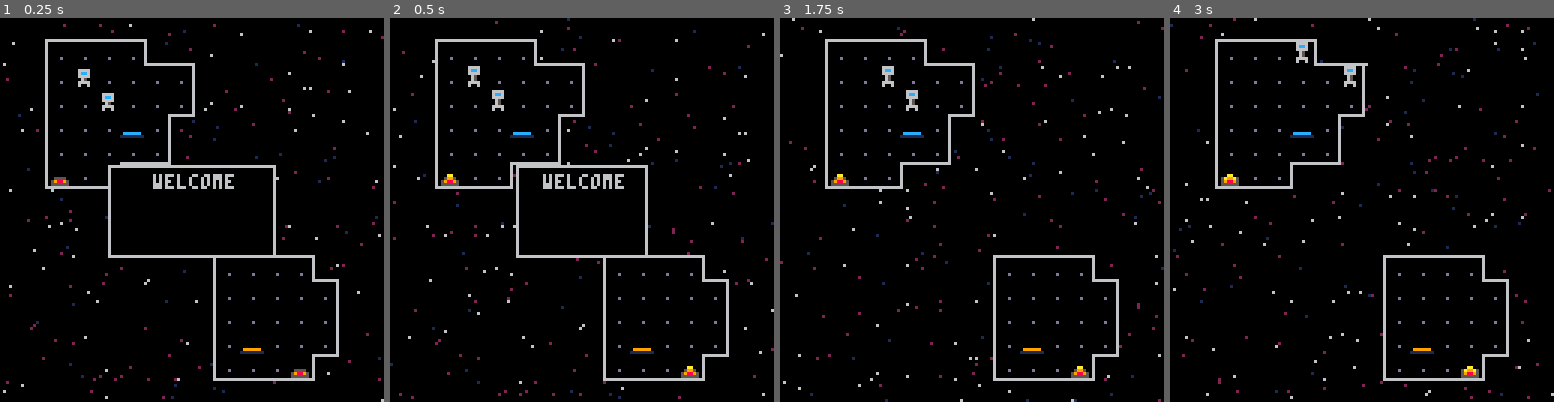
Above: before the commit, frames 1-4 (left to right).
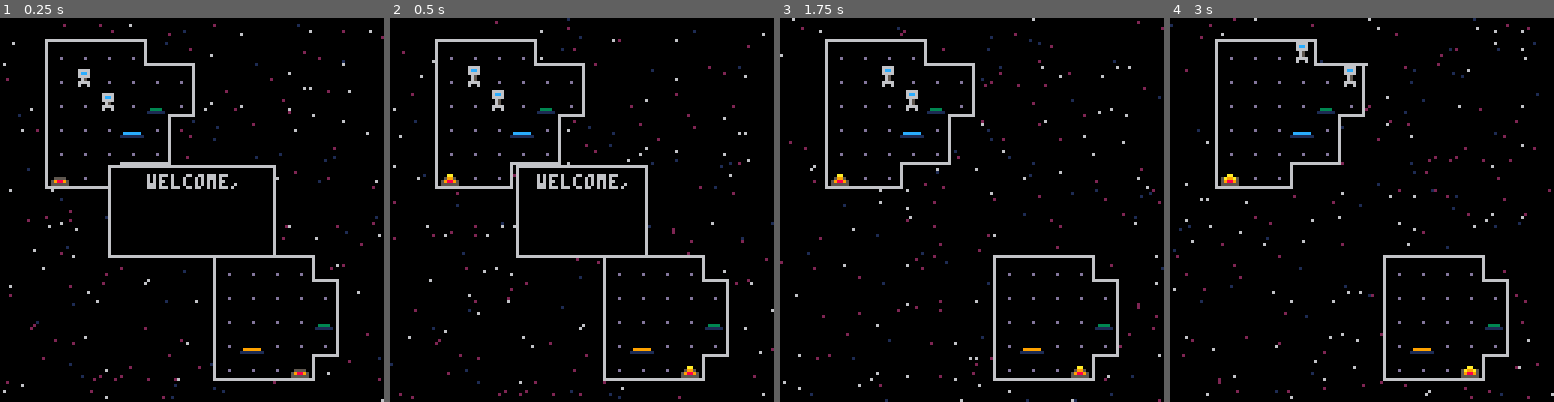
Above: after the commit, the same moments.

Repository: camerondugan/Pico8-Cartridges
Game: PICO-8 cartridge mygames/space.p8
The game is run twice, just before and just after one commit, with the same random seed, the same clock (stepped at 60 frames per second) and the same inputs.
Inputs:
- Up to frame 1 (0.25 s): no input
- Up to frame 2 (0.5 s): tap X (X key) at 0.33 s
- Up to frame 3 (1.75 s): tap X (X key) at 1.07 s; hold Right from 1.6 s (still down)
- Up to frame 4 (3 s): tap X (X key) at 1.85, 2.97 s; release Right at 2.1 s; hold Up 2.15-2.42 s; hold Right from 2.47 s (still down)

The runs differ from the first frame. In frame 1, 0.5% of the frame differs, in the area x 38-87%, y 22-82%; in frame 2, 0.5%; in frame 3, 0.1%; in frame 4, 0.1%.

Commit message:
fixed a bunch of glitches. cleaned code.

Diff:
--- a/mygames/space.p8
+++ b/mygames/space.p8
@@ -37,9 +37,8 @@
 	--make pink transparent
 	palt(14,true)
 
-	get_player_start()
-	get_tiles()
-	click_txt({"welcome","please be wary","teleporting is dangerous"})
+	init_tiles()
+	click_txt({"welcome,","please be wary","teleporting is dangerous"})
 end
 
 function _draw()
@@ -93,6 +92,15 @@
 	del(p.input_buffer,p.input_buffer[1])
 end
 
+function init_tiles()
+	for i=0,16 do
+		for k=0,16 do
+			set_player_start(i,k)
+			set_tiles(i,k)
+		end
+	end
+end
+
 
 -->8
 --pixel fx
@@ -206,14 +214,10 @@
 --input x,y
 x,y = 0,0
 
-function get_player_start()
-	for i=0,16 do
-		for k=0,16 do
-			if (mget(i,k)==1) then
-				mset(i,k,9)
-				add(players,new_player(i*8,k*8,0))
-			end
-		end
+function set_player_start(i,k)
+	if (mget(i,k)==1) then
+		mset(i,k,9)
+		add(players,new_player(i*8,k*8,0))
 	end
 end
 
@@ -233,12 +237,9 @@
 end
 
 function update_player()
+	p_movement()
 	for p in all(players) do
-		p_movement()
 		portal_fx(p.x,p.y,12,p)
-		if (slerp(p)) then
-			p.can_move=true
-		end
 	end
 end
 
@@ -259,6 +260,9 @@
 				p_move(p,x,y)
 			end
 		end
+		if (slerp(p)) then
+			p.can_move = true
+		end
 	end
 end
 
@@ -331,14 +335,10 @@
 								 s=34
 								}
 
-function get_tiles()
-	for i=0,16 do
-		for k=0,16 do
-			if (mget(i,k)==39) then
-				mset(i,k,9)
-				add(tiles,new_laser(i*8,k*8,34))
-			end
-		end
+function set_tiles(i,k)
+	if (mget(i,k)==39) then
+		mset(i,k,9)
+		add(tiles,new_laser(i*8,k*8,34))
 	end
 end
 
@@ -615,8 +615,8 @@
 0000000000000000eeeeeeeeeeeeeeeeeeeeeeeeeeeeeeeeeea99aeea988889aeeeeeeeeeeeeeeeeeeeeeeee0000000000000000000000000000000000000000
 0000000000000000eeeeeeeeeeeeeeeeeeeaaeeeeeeaaeeeea9889aea988889aeeeeeeeeeeeeeeeeeeeeeeee0000000000000000000000000000000000000000
 0000000000000000eeeeeeeeee5555eeee5995eee5a99a5e5988889559888895eeeeeeeeeeeeeeeeeeeeeeee0000000000000000000000000000000000000000
-099999900cccccc0e555555ee598895ee598895ee598895ee588885ee588885eeeeeeeeeeeeeeeeeeeeeeeee0000000000000000000000000000000000000000
-1111111111111111e555555ee555555ee555555ee555555ee555555ee555555eeeeeeeeeeeeeeeeeeeeeeeee0000000000000000000000000000000000000000
+099999900cccccc0e555555ee598895ee598895ee598895ee588885ee588885eeeeeeeeeeeeeeeeeeeeeeeee0033330000000000000000000000000000000000
+1111111111111111e555555ee555555ee555555ee555555ee555555ee555555eeeeeeeeeeeeeeeeeeeeeeeee0111111000000000000000000000000000000000
 
 
 
@@ -754,7 +754,7 @@
 10190a0a0a0a1a10101010101010101010101010101010101010101010101010101010101010100000000000000000000000000000000000000000000000000000000000000000000000000000000000000000000000000000000000000000000000000000000000000000000000000000000000000000000000000000000000
 100d090909091c0a1a1010101010101010101010101010101010101010101010101010101010100000000000000000000000000000000000000000000000000000000000000000000000000000000000000000000000000000000000000000000000000000000000000000000000000000000000000000000000000000000000
 100d0901090909090b1010101010101010101010101010101010101010101010101010101010100000000000000000000000000000000000000000000000000000000000000000000000000000000000000000000000000000000000000000000000000000000000000000000000000000000000000000000000000000000000
-100d0909010909090b1010101010101010101010101010101010101010101010101010101010100000000000000000000000000000000000000000000000000000000000000000000000000000000000000000000000000000000000000000000000000000000000000000000000000000000000000000000000000000000000
+100d090901092b090b1010101010101010101010101010101010101010101010101010101010100000000000000000000000000000000000000000000000000000000000000000000000000000000000000000000000000000000000000000000000000000000000000000000000000000000000000000000000000000000000
 100d09090921091b2a1010101010101010101010101010101010101010101010101010101010100000000000000000000000000000000000000000000000000000000000000000000000000000000000000000000000000000000000000000000000000000000000000000000000000000000000000000000000000000000000
 100d09090909090b101010101010101010101010101010101010101010101010101010101010100000000000000000000000000000000000000000000000000000000000000000000000000000000000000000000000000000000000000000000000000000000000000000000000000000000000000000000000000000000000
 100d2709091b0c2a101010101010101010101010101010101010101010101010101010101010100000000000000000000000000000000000000000000000000000000000000000000000000000000000000000000000000000000000000000000000000000000000000000000000000000000000000000000000000000000000
@@ -763,7 +763,7 @@
 1010101010101010190a0a0a0a1a101010101010101010101010101010101010101010101010100000000000000000000000000000000000000000000000000000000000000000000000000000000000000000000000000000000000000000000000000000000000000000000000000000000000000000000000000000000000
 10101010101010100d090909091c1a1010101010101010101010101010101010101010101010100000000000000000000000000000000000000000000000000000000000000000000000000000000000000000000000000000000000000000000000000000000000000000000000000000000000000000000000000000000000
 10101010101010100d09090909090b1010101010101010101010101010101010101010101010100000000000000000000000000000000000000000000000000000000000000000000000000000000000000000000000000000000000000000000000000000000000000000000000000000000000000000000000000000000000
-10101010101010100d09090909090b1010101010101010101010101010101010101010101010100000000000000000000000000000000000000000000000000000000000000000000000000000000000000000000000000000000000000000000000000000000000000000000000000000000000000000000000000000000000
+10101010101010100d090909092b0b1010101010101010101010101010101010101010101010100000000000000000000000000000000000000000000000000000000000000000000000000000000000000000000000000000000000000000000000000000000000000000000000000000000000000000000000000000000000
 10101010101010100d09200909090b1010101010101010101010101010101010101010101010100000000000000000000000000000000000000000000000000000000000000000000000000000000000000000000000000000000000000000000000000000000000000000000000000000000000000000000000000000000000
 10101010101010100d090909271b2a1010101010101010101010101010101010101010101010100000000000000000000000000000000000000000000000000000000000000000000000000000000000000000000000000000000000000000000000000000000000000000000000000000000000000000000000000000000000
 1010101010101010290c0c0c0c2a101010101010101010101010101010101010101010101010100000000000000000000000000000000000000000000000000000000000000000000000000000000000000000000000000000000000000000000000000000000000000000000000000000000000000000000000000000000000
